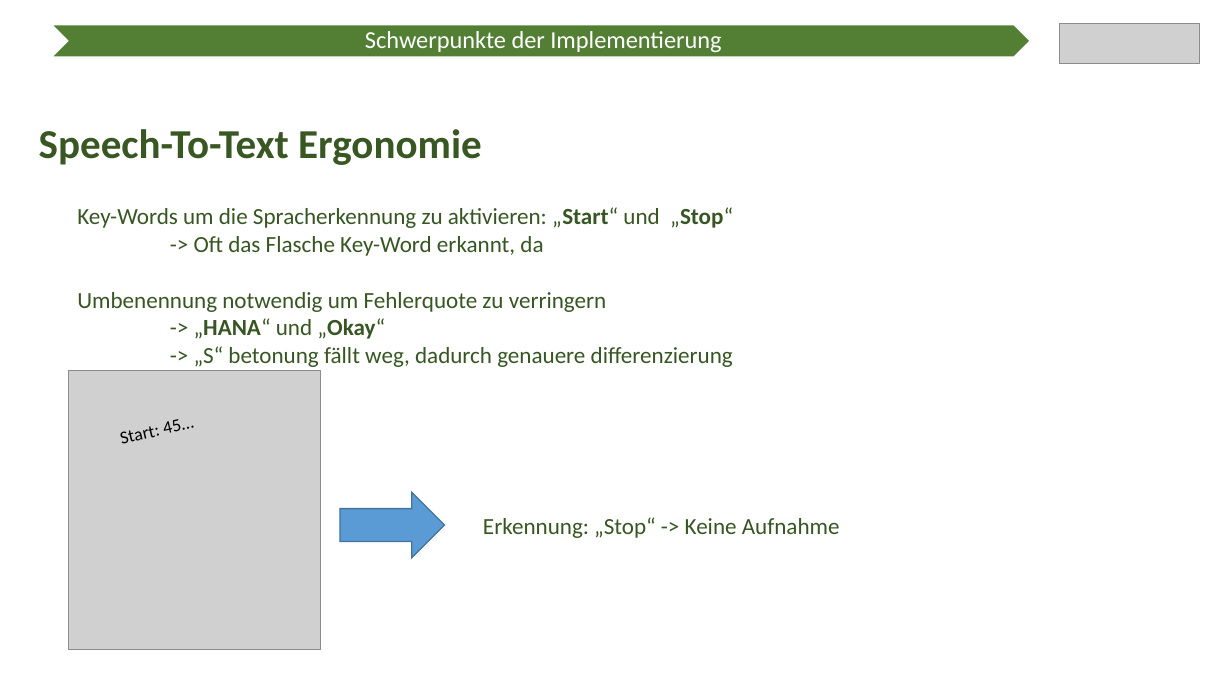
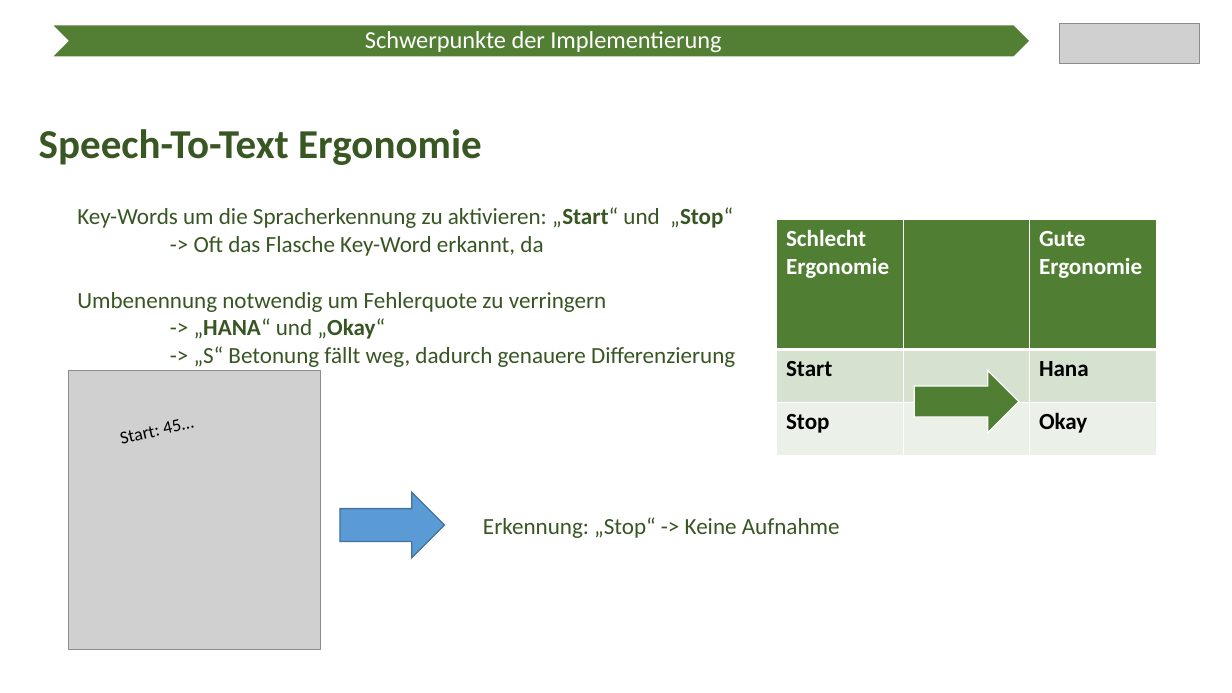
Before and after one commit to Ratoh/SAPLEXA, a slide deck: slide 7 of CavallaroAngelo/Präsentation Wahlmodulvorstellung/SAPlexa Präsentation.pptx. Drawn at 1232x693 pixels with LibreOffice and Linux fonts; fonts in the diff are those of the drawing; grey boxes stand for pictures. Boxes give left, top, right and bottom in pixels: in the first picture for what was removed or moved away, otherwise in the second. Text is boxed around its words. In the diff, an @@ line names an element or a change of style, - is before the commit and + after.

```diff
--- a/CavallaroAngelo/Präsentation Wahlmodulvorstellung/SAPlexa Präsentation.pptx
+++ b/CavallaroAngelo/Präsentation Wahlmodulvorstellung/SAPlexa Präsentation.pptx
@@ table added at (777,220,1157,456), 3 rows, 3 columns @@
+Schlecht Ergonomie |  | Gute Ergonomie
+Start |  | Hana
+Stop |  | Okay
@@ text at (194,346,735,367): text changed @@
--> „S“ betonung fällt weg, dadurch genauere differenzierung
+-> „S“ Betonung fällt weg, dadurch genauere Differenzierung
@@ right arrow added at (914,371,1019,433), fill #507E32, outline #FFFFFF 1 pt @@
```
Also in this commit, not shown: 1 other slide changed.
